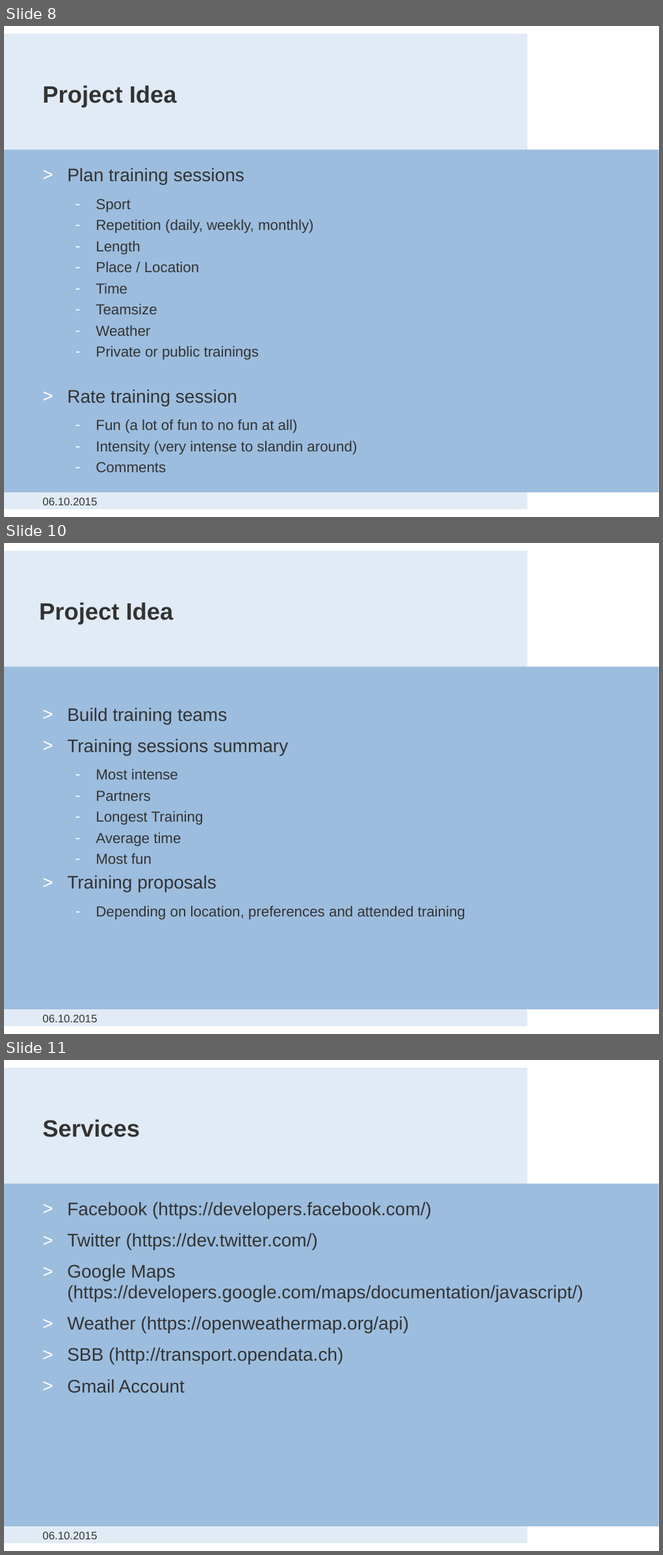
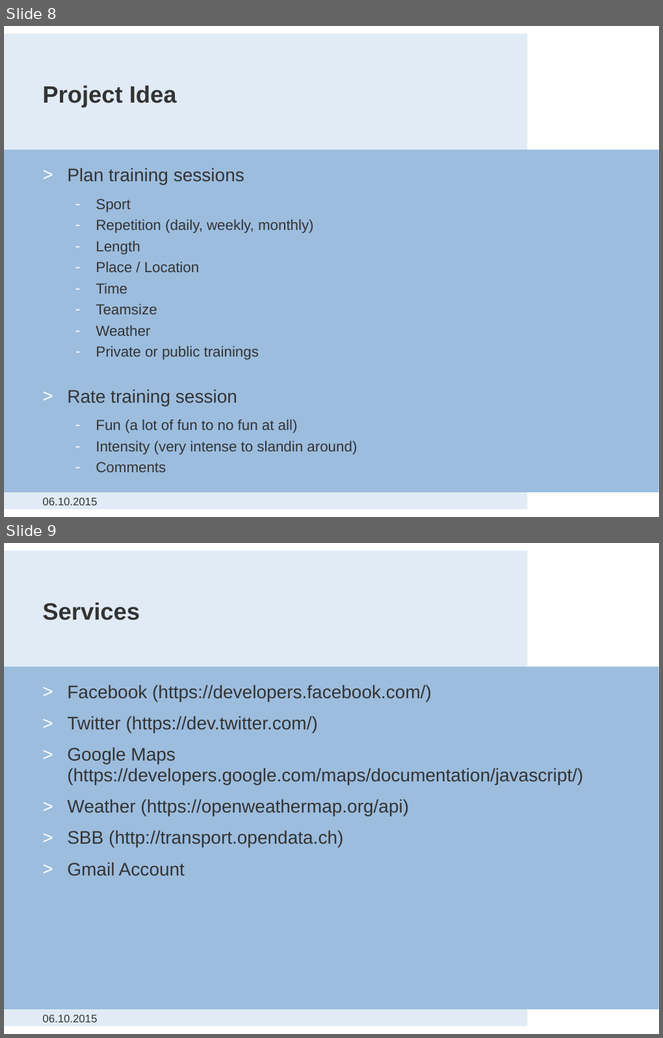
Before and after one commit to ASE15/Sporticide, a slide deck: presentations/ASE_ppt01.pptx. Shown one above the other, each under a label of ours: slides 8, 10 and 11 before the commit, slides 8 and 9 after it; the slides between them are not shown. The pictures are 663x1555 and 663x1038 pixels, drawn with LibreOffice and Linux fonts; fonts in the diff are those of the drawing; background and template pictures are left out. Boxes give left, top, right and bottom in pixels: in the first picture for what was removed or moved away, otherwise in the second. Text is boxed around its words. In the diff, an @@ line names an element or a change of style, - is before the commit and + after.

```diff
--- a/presentations/ASE_ppt01.pptx
+++ b/presentations/ASE_ppt01.pptx
@@ slide 10 removed at box(4, 543, 659, 1034), background #FFFFFF; not listed: 2 template elements that a slide beside it also shows @@
@@ title removed at box(39, 602, 174, 625) @@
-Project Idea
@@ text removed at box(67, 707, 466, 920) @@
-> Build training teams
-> Training sessions summary
-  – Most intense
-  – Partners
-  – Longest Training
-  – Average time
-  – Most fun
-> Training proposals
-  – Depending on location, preferences and attended training
@@ text removed at box(42, 1015, 97, 1023) @@
-06.10.2015
@@ what was slide 11 is now slide 9 @@
```
Also in this commit, not shown: 1 other slide removed, 1 other file.
